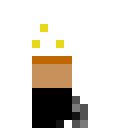
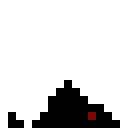
Layer changes from the first 128 x 128 image to the second:
renamed "Black Knight" to "Layer 1", painted on it over [8, 24, 120, 128]
